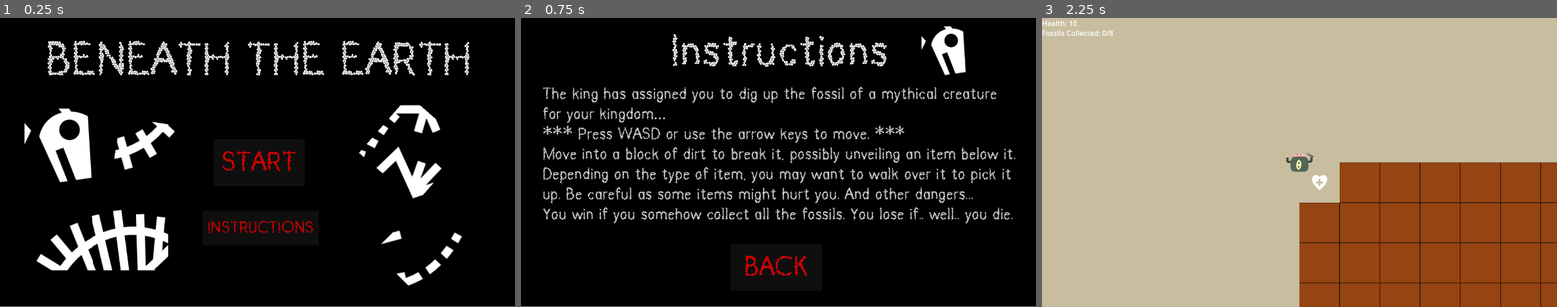
Above: before the commit, frames 1-3 (left to right).
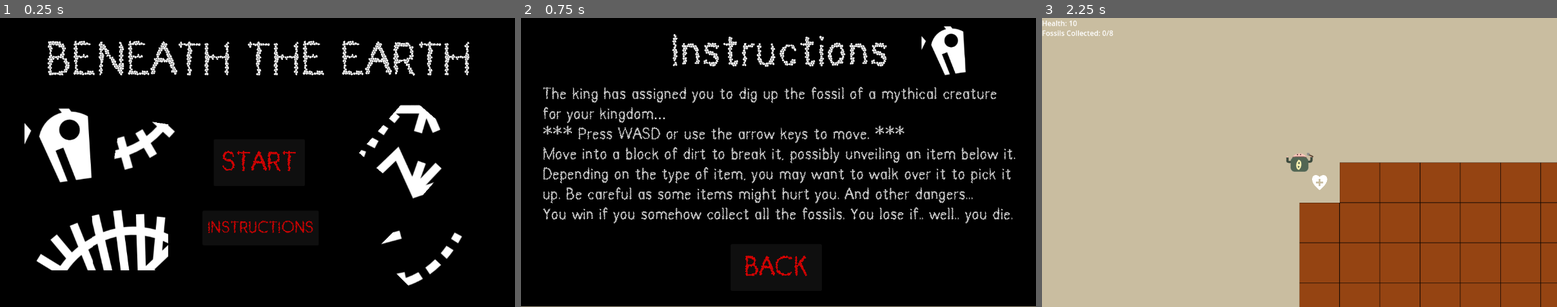
Above: after the commit, the same moments.

Repository: DonYall/Beneath-The-Earth
Game: Godot game, scene res://Scenes/GameScenes/MainMenu.tscn
The game is run twice, just before and just after one commit, with the same random seed, the same clock (stepped at 60 frames per second) and the same inputs.
Inputs:
- Up to frame 1 (0.25 s): no input
- Up to frame 2 (0.75 s): click "INSTRUCTIONS" at 0.5 s
- Up to frame 3 (2.25 s): click "BACK" at 1.25 s; click "START" at 2 s

The runs differ from the first frame. In frame 1, 0.2% of the frame differs, in the area x 0-100%, y 99-100%; in frame 2, nothing differs; in frame 3, nothing differs.

Commit message:
Win and lose screens

Diff:
--- a/GridMap.gd
+++ b/GridMap.gd
@@ -102,7 +102,7 @@
 			item_instance.connect("started", item_instance.on_start)
 			grid_cells[i].item_instance = item_instance
 
-			get_tree().get_root().add_child(item_instance)
+			get_tree().get_root().get_node("Main").add_child(item_instance)
 
 
 # get the item for the corresponding chance
--- a/Scenes/Enemy.gd
+++ b/Scenes/Enemy.gd
@@ -14,7 +14,7 @@
 
 # Called every frame. 'delta' is the elapsed time since the previous frame.
 func _process(delta):
-	if player_instance:
+	if player_instance != null:
 		var velocity = Vector2.ZERO
 		if player_instance.position.y == position.y:
 			return
--- a/Scenes/GameScenes/Instructions.tscn
+++ b/Scenes/GameScenes/Instructions.tscn
@@ -10,11 +10,13 @@
 script = ExtResource("1_50xca")
 
 [node name="BackgroundColour" type="ColorRect" parent="."]
+layout_mode = 0
 offset_right = 1153.0
 offset_bottom = 647.0
 color = Color(0, 0, 0, 1)
 
 [node name="Title" type="Label" parent="."]
+layout_mode = 0
 offset_left = 2.0
 offset_top = 19.0
 offset_right = 1155.0
@@ -26,6 +28,7 @@
 vertical_alignment = 1
 
 [node name="InstructionsText" type="Label" parent="."]
+layout_mode = 0
 offset_left = 48.0
 offset_top = 150.0
 offset_right = 1129.0
@@ -42,6 +45,7 @@
 autowrap_mode = 2
 
 [node name="StartButton" type="Button" parent="."]
+layout_mode = 0
 offset_left = 469.0
 offset_top = 507.0
 offset_right = 673.0
--- a/Scenes/GameScenes/MainMenu.tscn
+++ b/Scenes/GameScenes/MainMenu.tscn
@@ -16,8 +16,8 @@
 
 [node name="BackgroundColour" type="ColorRect" parent="."]
 layout_mode = 0
-offset_right = 1153.0
-offset_bottom = 647.0
+offset_right = 3950.0
+offset_bottom = 2961.0
 color = Color(0, 0, 0, 1)
 
 [node name="Title" type="Label" parent="."]
@@ -33,6 +33,7 @@
 vertical_alignment = 1
 
 [node name="Instructions" type="Button" parent="."]
+layout_mode = 0
 offset_left = 453.0
 offset_top = 432.0
 offset_right = 713.0
--- a/Scenes/HUD.gd
+++ b/Scenes/HUD.gd
@@ -12,3 +12,23 @@
 
 func set_player(player):
 	player_instance = player
+
+func show_message(text):
+	$MessageLabel.text = text
+	$MessageLabel.show()
+	$MessageTimer.start()
+
+func show_game_over():
+	show_message("Game over!")
+
+func show_win():
+	show_message("Victory!")
+
+func _on_message_timer_timeout():
+	$MessageLabel.hide()
+
+	var main_menu = preload("res://Scenes/GameScenes/MainMenu.tscn")
+	var main_menu_instance = main_menu.instantiate()
+
+	get_tree().get_root().add_child(main_menu_instance)
+	get_tree().get_root().get_node("Main").queue_free()
--- a/Scenes/HUD.tscn
+++ b/Scenes/HUD.tscn
@@ -16,13 +16,20 @@
 offset_bottom = 45.0
 text = "Fossils Collected: 0/8"
 
-[node name="TitleLabel" type="Label" parent="."]
+[node name="MessageLabel" type="Label" parent="."]
 visible = false
 offset_top = 1.0
 offset_right = 1153.0
 offset_bottom = 647.0
 size_flags_horizontal = 4
+theme_override_colors/font_outline_color = Color(0, 0, 0, 1)
+theme_override_constants/outline_size = 4
 theme_override_font_sizes/font_size = 38
 text = "Beneath the Earth"
 horizontal_alignment = 1
 vertical_alignment = 1
+
+[node name="MessageTimer" type="Timer" parent="."]
+wait_time = 3.0
+
+[connection signal="timeout" from="MessageTimer" to="." method="_on_message_timer_timeout"]
--- a/Scenes/Main.tscn
+++ b/Scenes/Main.tscn
@@ -1,9 +1,11 @@
-[gd_scene load_steps=5 format=3 uid="uid://vhao644o8frr"]
+[gd_scene load_steps=7 format=3 uid="uid://vhao644o8frr"]
 
 [ext_resource type="Script" path="res://Scripts/Main.gd" id="1_bkaxq"]
 [ext_resource type="AudioStream" uid="uid://bjuapm617y7ny" path="res://Assets/SFX/hurt.wav" id="2_lw1cx"]
 [ext_resource type="AudioStream" uid="uid://d2chhvewwmfs1" path="res://Assets/SFX/health.wav" id="3_1txyj"]
 [ext_resource type="AudioStream" uid="uid://c3mov24dqxwia" path="res://Assets/SFX/collected_fossil.wav" id="4_jm327"]
+[ext_resource type="AudioStream" uid="uid://dwtu5x43b5mhg" path="res://Assets/SFX/win.wav" id="5_awoit"]
+[ext_resource type="AudioStream" uid="uid://cktbyragfhnv7" path="res://Assets/SFX/lose.wav" id="6_dbhe4"]
 
 [node name="Main" type="Node" groups=["player"]]
 script = ExtResource("1_bkaxq")
@@ -20,3 +22,11 @@
 [node name="CollectedFossilSound" type="AudioStreamPlayer" parent="."]
 stream = ExtResource("4_jm327")
 volume_db = -10.0
+
+[node name="WinSound" type="AudioStreamPlayer" parent="."]
+stream = ExtResource("5_awoit")
+volume_db = -10.0
+
+[node name="LoseSound" type="AudioStreamPlayer" parent="."]
+stream = ExtResource("6_dbhe4")
+volume_db = -10.0
--- a/Scripts/Items/EnemySpawner.gd
+++ b/Scripts/Items/EnemySpawner.gd
@@ -26,7 +26,7 @@
 	# position to spawn enemy
 	enemy.set_global_position(self.get_global_position())
 
-	get_tree().get_root().add_child(enemy)
+	get_tree().get_root().get_node("Main").add_child(enemy)
 
 	pass # Replace with function body.
 
@@ -34,6 +34,5 @@
 	player_instance = player
 
 func on_start():
-	print("test")
 	$SpawnTimer.start(first_wait_time)
 	$SpawnTimer.wait_time = wait_time
--- a/Scripts/Main.gd
+++ b/Scripts/Main.gd
@@ -21,6 +21,9 @@
 
 # initial setup
 func initialize():
+	if(get_tree().get_root().get_node("MainMenu") != null):
+		get_tree().get_root().get_node("MainMenu").queue_free()
+
 	player_scene = preload("res://Scenes/Player.tscn")
 	player_instance = player_scene.instantiate()
 	add_to_group("player")
@@ -45,6 +48,9 @@
 	player_instance.health = health
 	hud_instance.get_node("HealthLabel").text = "Health: " + str(player_instance.health)
 
+	if health <= 0:
+		on_lose()
+
 func set_fossils_collected(fossils: int):
 	fossils_collected = fossils
 	hud_instance.get_node("FossilsCollectedLabel").text = "Fossils Collected: " + str(fossils_collected) + "/8"
@@ -66,5 +72,9 @@
 	$CollectedFossilSound.play()
 
 func on_win():
-	# TODO: Implement win screen
-	print("Player won!")
+	hud_instance.show_win()
+	$WinSound.play()
+
+func on_lose():
+	hud_instance.show_game_over()
+	$LoseSound.play()
